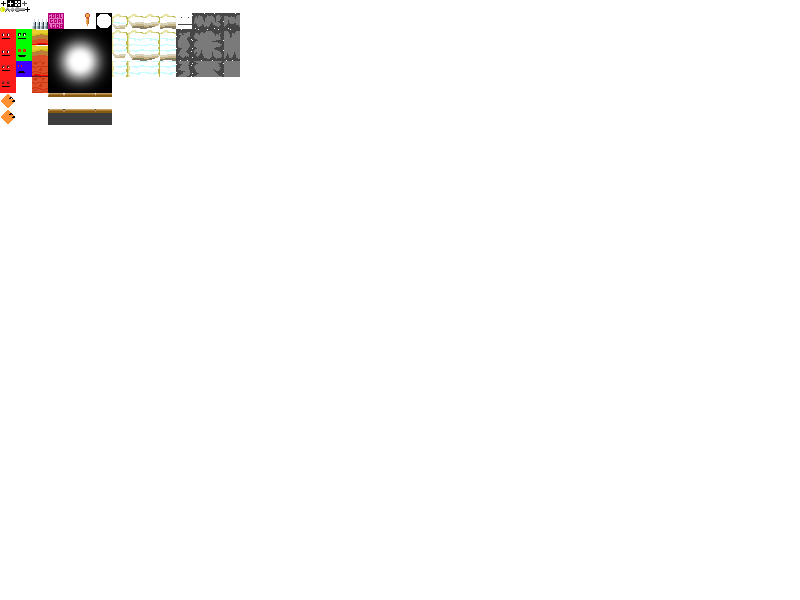
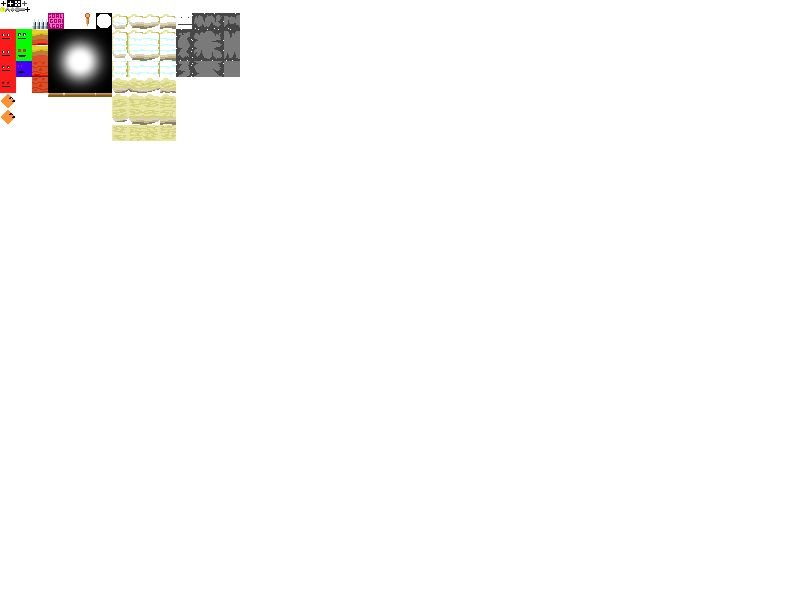
Layered file, before and after one edit (800 × 600). Changes by layer:
added group "Sand" with 16 layers in group "Tiles" over [112,78,176,141]
added layer "SandLayerNone" in group "Sand" over [112,78,128,93]
added layer "SandLayerLeft" in group "Sand" over [128,78,144,93]
added layer "SandLayerRight" in group "Sand" over [144,78,160,93]
added layer "SandLayer" in group "Sand" over [160,78,176,93]
added layer "SandTopNone" in group "Sand" over [112,94,128,109]
added layer "SandBotNone" in group "Sand" over [112,109,128,122]
added layer "SandMidNone" in group "Sand" over [112,125,128,141]
added layer "SandTopLeft" in group "Sand" over [128,94,144,109]
added layer "SandMidLeft" in group "Sand" over [128,125,144,141]
added layer "SandBotLeft" in group "Sand" over [128,109,144,125]
added layer "SandTopRight" in group "Sand" over [144,94,160,109]
added layer "SandMidRight" in group "Sand" over [144,125,160,141]
added layer "SandBotRight" in group "Sand" over [144,109,160,125]
added layer "SandTop" in group "Sand" over [160,94,176,109]
added layer "SandMid" in group "Sand" over [160,125,176,141]
added layer "SandBot" in group "Sand" over [160,109,176,125]
removed group "PlatformStone" (4 layers) from group "Tiles" over [48,109,112,125]
removed layer "PlatformBoth #1" from group "PlatformStone" over [48,109,64,125]
removed layer "PlatformNone #1" from group "PlatformStone" over [96,109,112,125]
removed layer "PlatformLeft #1" from group "PlatformStone" over [64,109,80,125]
removed layer "PlatformRight #1" from group "PlatformStone" over [80,109,96,125]
